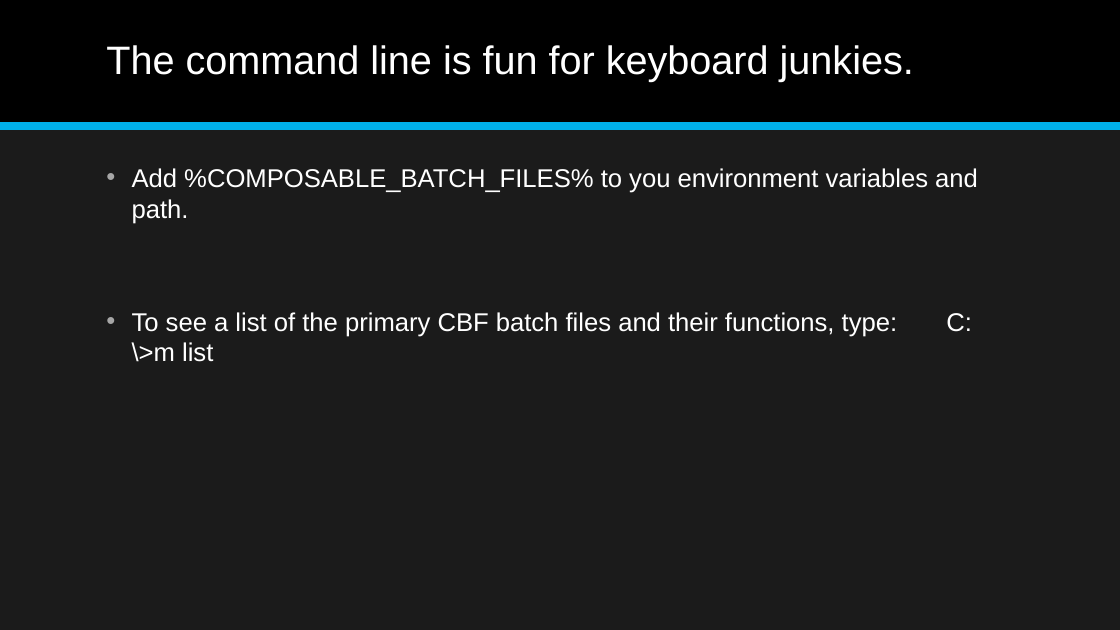
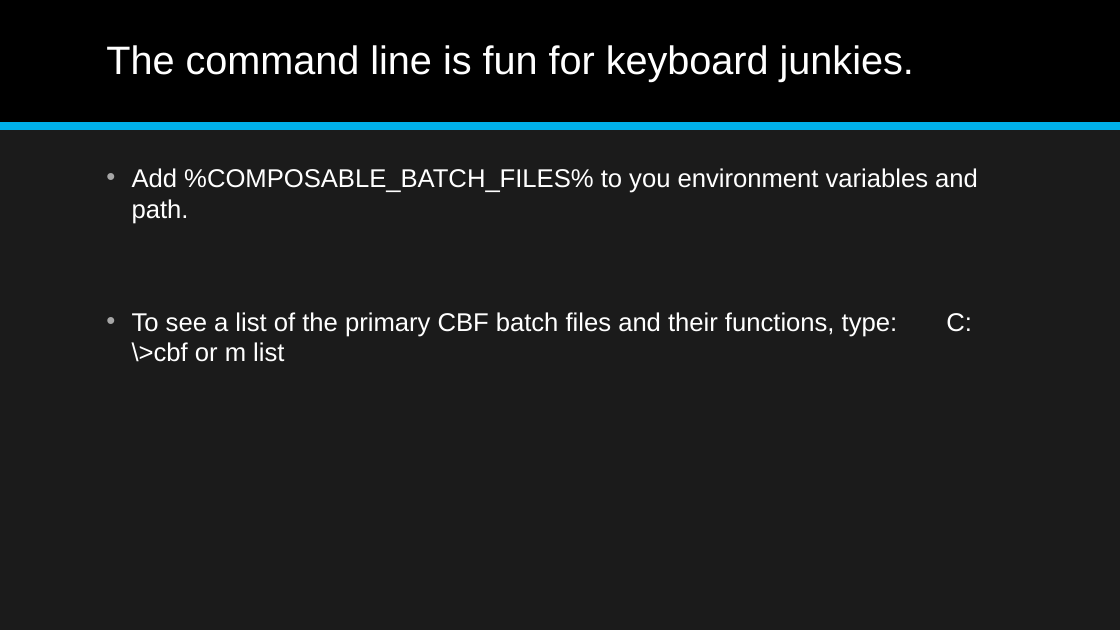
Before and after one commit to jonathan-r-jones/Composable-Batch-Files, a slide deck: slide 2 of Composable Batch File Helper.pptx. Drawn at 1120x630 pixels with LibreOffice and Linux fonts; fonts in the diff are those of the drawing. Boxes give left, top, right and bottom in pixels: in the first picture for what was removed or moved away, otherwise in the second. Text is boxed around its words. In the diff, an @@ line names an element or a change of style, - is before the commit and + after.

Commit message:
Jun-12-2018_11:53_PM

```diff
--- a/Composable Batch File Helper.pptx
+++ b/Composable Batch File Helper.pptx
@@ text at bbox=[132, 312, 898, 362]: text changed @@
-• To see a list of the primary CBF batch files and their functions, type: C:\>m list
+• To see a list of the primary CBF batch files and their functions, type: C:\>cbf or m list
```
Also in this commit, not shown: 1 other slide changed.
